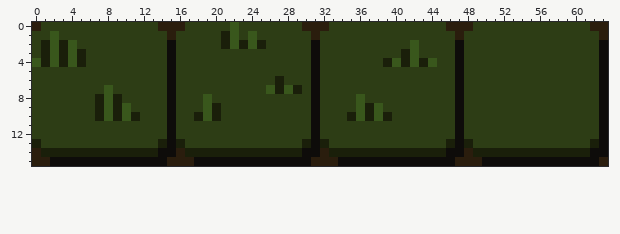
Two versions of one pixel-art sprite, Rogue/Assets/Sprites/Tiles/GrassTile.png. Above, as it was before the edit.
The file is 64x16 pixels. Colours within 5 levels of each other are drawn and written as one.
The same view after the edit:
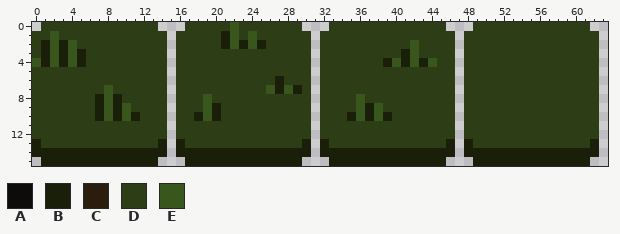
Palette (. is transparent): A #0e0c0a  B #1a1f0a  C #2a1d0d  D #2d3d15  E #39571c
Diff:
y 0: x 0 C -> .; x 14..16 CCC -> ...; x 30..32 CCC -> ...; x 46..48 CCC -> ...; x 62..63 CC -> ..
y 1: x 15 C -> .; x 31 C -> .; x 47 C -> .; x 63 C -> .
y 2..13: x 15 A -> .; x 31 A -> .; x 47 A -> .; x 63 A -> .
y 14: x 0 C -> B; x 14..16 AAC -> B.B; x 30..32 AAC -> B.B; x 46..48 AAC -> B.B; x 62..63 AA -> B.
y 15: x 0..63 CCAAAAAAAAAAAAACCCAAAAAAAAAAAAACCCAAAAAAAAAAAAACCCAAAAAAAAAAAAAC -> .BBBBBBBBBBBBB...BBBBBBBBBBBBB...BBBBBBBBBBBBB...BBBBBBBBBBBBB..
